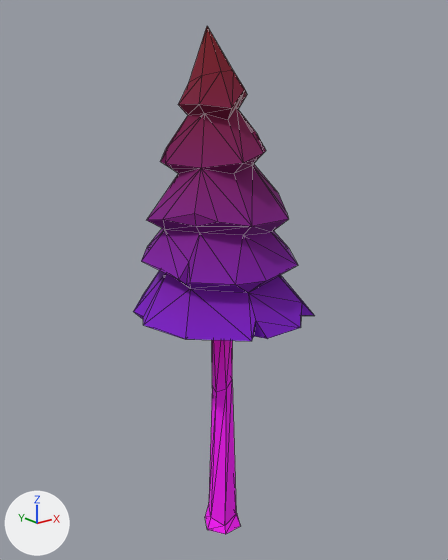
Before and after pictures for a commit that changed the glTF model assets/synty/synty-tree-polypine-02.gltf.
Camera for both pictures: a 50 mm lens placed at (-3.11, -3.91, 3.99), pointed at (0.06, 0.05, 2.4). Lighting does not change. The marker at lower left points along +X, +Y and +Z. The first picture is the older version. Mesh edges are drawn as thin lines. Vertices at exactly the same position are counted once.

Objects in the first picture: 'SM_Tree_PolyPine_02'.
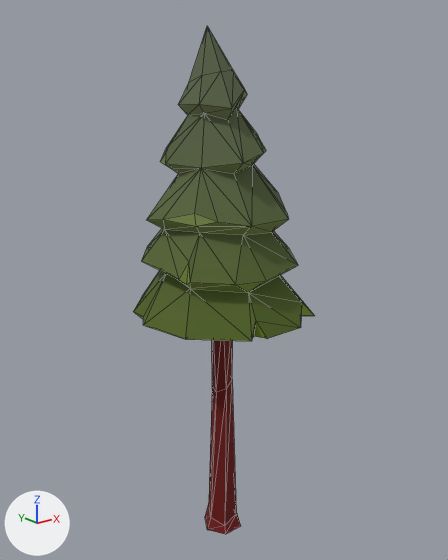
Edits to the bpy script that builds the scene:
```text
Add img_image_0:
    img_image_0 = load_image('Image_0', '_unpacked/Image_0', 512, 512, 'sRGB')
Change mat_lambert2:
    add n3 = _N.new('ShaderNodeMix'); n3.name = 'Mix'
    add n3.data_type = 'RGBA'
    add n3.blend_type = 'MULTIPLY'
    add n3.inputs[0].default_value = 1.0  # 'Factor'
    add n4 = _N.new('ShaderNodeTexImage'); n4.name = 'Image Texture'
    add n4.image = img_image_0
    where n2 = _N.new('ShaderNodeVertexColor'); n2.name = 'Color Attribute'
    where n0 = _N.new('ShaderNodeBsdfPrincipled'); n0.name = 'Principled BSDF'
    remove _L.new(n2.outputs[0], n0.inputs[0])  # 'Color' to 'Base Color'
    add _L.new(n3.outputs[2], n0.inputs[0])  # 'Result' to 'Base Color'
    add _L.new(n2.outputs[0], n3.inputs[7])  # 'Color' to 'B'
    add _L.new(n4.outputs[0], n3.inputs[6])  # 'Color' to 'A'
Change me_sm_tree_polypine_02:
    where me_sm_tree_polypine_02.from_pydata(...)  # 140 vertices, 276 faces; spans x -0.76..0.72, y -0.74..0.78, z -0.1..4.41
    used by ob_sm_tree_polypine_02; location = (0.0, 0.0, 0.0)
    me_sm_tree_polypine_02 part 1: 110 faces centred in x -0.68..0.6, y -0.72..0.69, z 2.1..2.97 are repainted in the vertex colours; the middle colour goes from purple #7b00a7 to green #edff9c
    me_sm_tree_polypine_02 part 2: 52 faces centred in x -0.31..0.2, y -0.25..0.25, z 3.65..4.2 are repainted in the vertex colours; the middle colour goes from dark red #7b0037 to white #fdfff5
    me_sm_tree_polypine_02 part 3: 48 faces centred in x -0.28..0.29, y -0.26..0.28, z -0.03..2.15 are repainted in the vertex colours; the middle colour goes from pink #ff00ff to red #ff0000
    me_sm_tree_polypine_02 part 4: 66 faces centred in x -0.5..0.48, y -0.43..0.5, z 3.0..3.64 are repainted in the vertex colours; the middle colour goes from dark purple #7b0060 to pale yellow #f9ffe1
```

What differs and where, as boxes (x1, y1, x2, y2) in the pictures (448 x 560 px):
'SM_Tree_PolyPine_02', surface changed, recoloured
    both: (133, 26, 315, 534)
part 1 of me_sm_tree_polypine_02, recoloured (purple to green)
    both: (133, 219, 315, 341)
part 2 of me_sm_tree_polypine_02, recoloured
    both: (166, 26, 263, 163)
part 3 of me_sm_tree_polypine_02, recoloured (pink to red)
    both: (205, 340, 240, 534)
part 4 of me_sm_tree_polypine_02, recoloured
    both: (147, 107, 289, 226)
